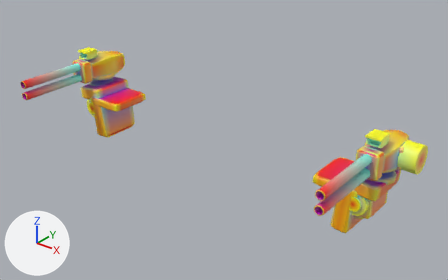
The glTF model models/parts/llm_gen_shoulder_pods_044_178e21.glb, before and after one commit.
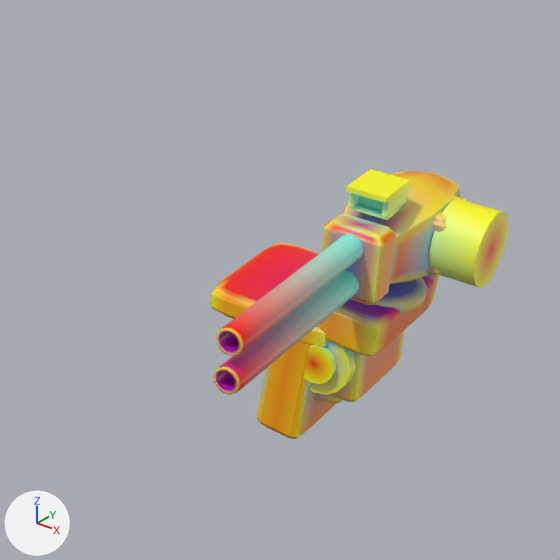
The first picture shows the older version from a 50 mm camera at (96.7, -117.6, 79.8) aimed at (5.9, -4.0, 9.4). The close-ups show the older and then the newer version on the part from 52% to 100% of the width and 23% to 100% of the height of that picture. Only the edits that show in the close-ups are written down. Every picture has the same lights, and +X, +Y and +Z are marked at lower left. Vertices at exactly the same position are counted once.

In view in the first close-up: 'adapter_shoulder_pin_gold_r', 'adapter_shoulder_yoke_r', 'adapter_sub_ciws_shroud_dark_3_adapter_dark_r', 'adapter_sub_turret_sensor_eye_8_dark_r', 'ciws_barrel_bot_7_barrel_metal_r', 'ciws_barrel_top_6_barrel_metal_r', 'ciws_drum_mag_5_barrel_metal_r', 'servo_1_servo_accent_r', 'turret_adapter_base_0_adapter_dark_r', 'turret_breech_2_adapter_dark_r' and 2 more.
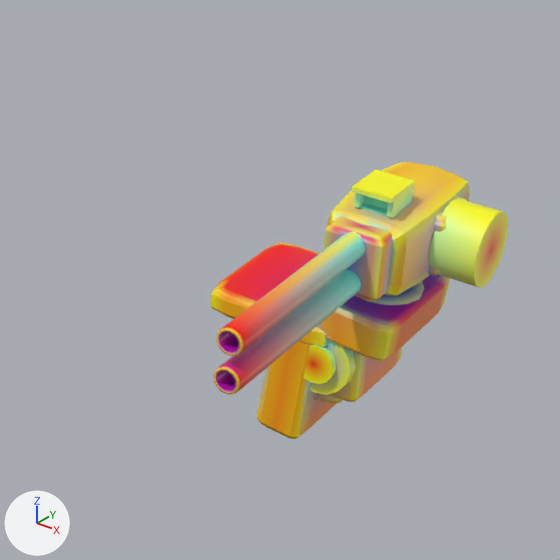
Boxes [x1, y1, x2, y2] around the edits, measured in the close-ups (560 x 560 px; the box of a moved part takes in the faces that stretch with it):
'turret_breech_2_adapter_dark_r', reshaped (22% wider, 18% taller)
    before: [343, 171, 460, 284]
    after: [327, 162, 470, 296]
'turret_adapter_base_0_adapter_dark_r', reshaped (9% wider)
    before: [316, 274, 439, 357]
    after: [316, 274, 450, 361]
'adapter_sub_ciws_shroud_dark_3_adapter_dark_r', reshaped (7% narrower, 8% shorter)
    before: [321, 213, 396, 305]
    after: [323, 216, 393, 301]
'adapter_sub_turret_sensor_eye_8_dark_r', moved
    before: [346, 169, 410, 220]
    after: [351, 170, 415, 218]
part 1 of me_turret_adapter_base_0_adapter_dark_r, moved or reshaped
    before: [320, 275, 439, 356]
    after: [323, 277, 450, 361]
part 2 of me_turret_adapter_base_0_adapter_dark_r, recoloured
    before: [316, 274, 439, 357]
    after: [316, 274, 450, 361]
part 5 of me_ciws_barrel_top_6_barrel_metal_r, recoloured
    both: [230, 234, 360, 327]
part 6 of me_ciws_barrel_top_6_barrel_metal_r, recoloured
    both: [233, 234, 356, 323]

The change, as a diff of the scene's bpy script:
```diff
--- a/models/parts/llm_gen_shoulder_pods_044_178e21.glb.py
+++ b/models/parts/llm_gen_shoulder_pods_044_178e21.glb.py
@@ me_turret_adapter_base_0_adapter_dark_r @@
 # used by ob_turret_adapter_base_0_adapter_dark_r; location = (0.0, 0.0, 0.0)
-me_turret_adapter_base_0_adapter_dark_r.from_pydata(...)  # 114 vertices, 224 faces; spans x 41.28..49.88, y -5.49..7.53, z 7.54..12.02
+me_turret_adapter_base_0_adapter_dark_r.from_pydata(...)  # 114 vertices, 224 faces; spans x 41.49..50.93, y -5.49..7.53, z 7.51..12.05
+# me_turret_adapter_base_0_adapter_dark_r part 1: 114 of 114 vertices moved; they spanned x 41.28..49.88, y -5.49..7.53, z 7.54..12.02 and now span x 41.49..50.93, y -5.49..7.53, z 7.51..12.05; mean shift (0.63, 0.0, 0.0)
+# me_turret_adapter_base_0_adapter_dark_r part 2: 132 kept faces spanning x 41.77..50.93, y -5.49..7.53, z 7.51..12.05 get new vertex colours
 me_turret_adapter_base_0_adapter_dark_r.materials.append(mat_defaultmaterial_004)
@@ me_turret_breech_2_adapter_dark_r @@
 # used by ob_turret_breech_2_adapter_dark_r; location = (0.0, 0.0, 0.0)
-me_turret_breech_2_adapter_dark_r.from_pydata(...)  # 86 vertices, 168 faces; spans x 43.08..51.44, y -5.18..9.31, z 12.64..20.91
+me_turret_breech_2_adapter_dark_r.from_pydata(...)  # 86 vertices, 168 faces; spans x 43.2..51.32, y -5.18..9.31, z 13.04..20.8
+# me_turret_breech_2_adapter_dark_r part 3: the whole mesh is rebuilt
 me_turret_breech_2_adapter_dark_r.materials.append(mat_defaultmaterial_010)
@@ me_adapter_sub_ciws_shroud_dark_3_adapter_dark_r @@
 # used by ob_adapter_sub_ciws_shroud_dark_3_adapter_dark_r; location = (0.0, 0.0, 0.0)
-me_adapter_sub_ciws_shroud_dark_3_adapter_dark_r.from_pydata(...)  # 114 vertices, 224 faces; spans x 44.53..49.99, y -7.17..-4.23, z 13.72..20.12
+me_adapter_sub_ciws_shroud_dark_3_adapter_dark_r.from_pydata(...)  # 114 vertices, 224 faces; spans x 44.53..49.99, y -6.86..-4.12, z 13.94..19.9
+# me_adapter_sub_ciws_shroud_dark_3_adapter_dark_r part 4: 114 of 114 vertices moved; they spanned x 44.53..49.99, y -7.17..-4.23, z 13.72..20.12 and now span x 44.53..49.99, y -6.86..-4.12, z 13.94..19.9; mean shift (0.0, 0.21, 0.0)
 me_adapter_sub_ciws_shroud_dark_3_adapter_dark_r.materials.append(mat_defaultmaterial_012)
@@ me_ciws_barrel_top_6_barrel_metal_r @@
 me_ciws_barrel_top_6_barrel_metal_r.from_pydata(...)  # 97 vertices, 176 faces; spans x 46.1..48.4, y -26.5..-6.3, z 17.4..19.8
 # used by ob_ciws_barrel_top_6_barrel_metal_r; location = (0.0, 0.0, 0.0)
+# me_ciws_barrel_top_6_barrel_metal_r part 5: 6 faces centred in x 46.6..48.0, y -19.6..-13.0, z 17.7..19.7 are repainted in the vertex colours; the middle colour goes from cyan #76ffed to green #d1ff99
+# me_ciws_barrel_top_6_barrel_metal_r part 6: 2 faces centred in x 47.0..47.4, y -13.0, z 19.7 are repainted in the vertex colours; the middle colour goes from cyan #76ffed to green #e2ff7f
 me_ciws_barrel_top_6_barrel_metal_r.materials.append(mat_defaultmaterial_018)
@@ me_adapter_sub_turret_sensor_eye_8_dark_r @@
 # used by ob_adapter_sub_turret_sensor_eye_8_dark_r; location = (0.0, 0.0, 0.0)
-me_adapter_sub_turret_sensor_eye_8_dark_r.from_pydata(...)  # 40 vertices, 60 faces; spans x 45.48..49.04, y -5.29..-0.94, z 20.55..22.95
+me_adapter_sub_turret_sensor_eye_8_dark_r.from_pydata(...)  # 40 vertices, 60 faces; spans x 45.48..49.04, y -4.24..0.11, z 20.13..22.53
+# me_adapter_sub_turret_sensor_eye_8_dark_r part 7: the whole mesh is moved by (0.0, 1.05, -0.42)
 me_adapter_sub_turret_sensor_eye_8_dark_r.materials.append(mat_defaultmaterial_022)
```
